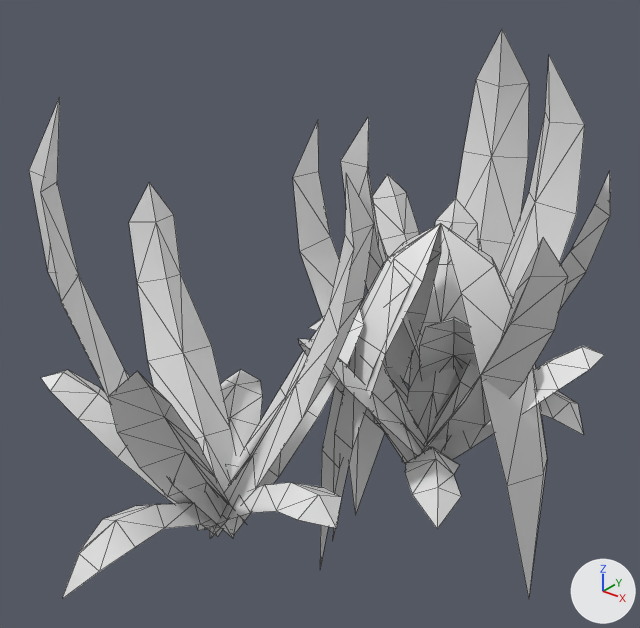
Renders of the OBJ model game/assets/models/plants/SM_Plant_BromeliadEpiphyteCluster_Leaf.obj from each side of a commit.
One viewpoint serves both versions: a 50 mm camera at (1.089, -1.85, 1.518) aimed at (-0.253, -0.172, 0.477). The axes (+X, +Y, +Z) are drawn at lower right. The lights are the same throughout. The picture after the commit comes second. Mesh edges are drawn as thin lines. Where no turn or scale is listed for an object, it has been applied to the vertices. Vertices at exactly the same position are counted once.

Before the edit, the objects in view are built like this:
```python
me_sm_plant_bromeliadepiphytecluster_leaf = bpy.data.meshes.new('SM_Plant_BromeliadEpiphyteCluster_Leaf')
me_sm_plant_bromeliadepiphytecluster_leaf.from_pydata(...)  # 473 vertices, 534 faces; spans x -0.67..0.39, y -1.01..0.73, z -0.38..1.14
ob_sm_plant_bromeliadepiphytecluster_leaf = bpy.data.objects.new('SM_Plant_BromeliadEpiphyteCluster_Leaf', me_sm_plant_bromeliadepiphytecluster_leaf)
ob_sm_plant_bromeliadepiphytecluster_leaf.location = (0.0, 0.0, 0.0)
```
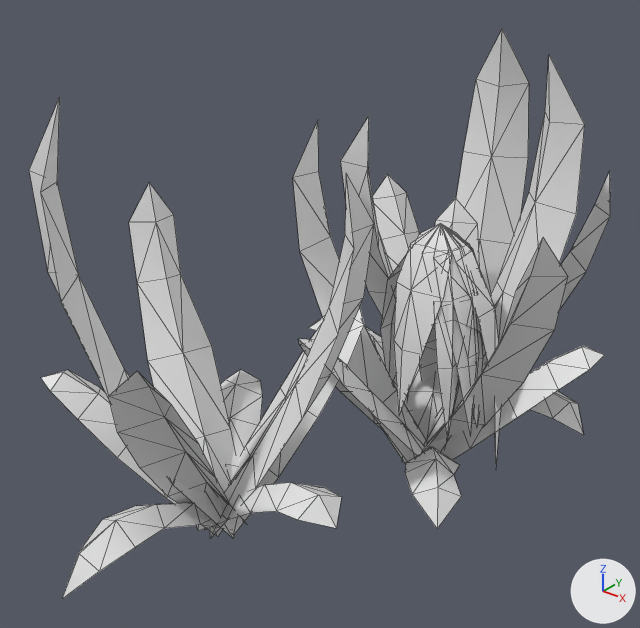
Changed parts and their boxes (x1, y1, x2, y2) in the pictures (640 x 628 px):
part 1 of me_sm_plant_bromeliadepiphytecluster_leaf, cut back
    before: (320, 224, 547, 598)
    after: (381, 223, 501, 468)

Diff of the bpy script that builds the scene:
```diff
--- a/game/assets/models/plants/SM_Plant_BromeliadEpiphyteCluster_Leaf.obj.py
+++ b/game/assets/models/plants/SM_Plant_BromeliadEpiphyteCluster_Leaf.obj.py
@@ me_sm_plant_bromeliadepiphytecluster_leaf @@
 # used by ob_sm_plant_bromeliadepiphytecluster_leaf; location = (0.0, 0.0, 0.0)
-me_sm_plant_bromeliadepiphytecluster_leaf.from_pydata(...)  # 473 vertices, 534 faces; spans x -0.67..0.39, y -1.01..0.73, z -0.38..1.14
+me_sm_plant_bromeliadepiphytecluster_leaf.from_pydata(...)  # 523 vertices, 594 faces; spans x -0.67..0.39, y -1.01..0.73, z 0.0..1.14
+# me_sm_plant_bromeliadepiphytecluster_leaf part 1
+# 8 vertices are removed from x -0.29..0.32, y -0.21..0.11, z -0.38..0.65
+# 26 faces are deleted
+# 32 vertices move from x -0.29..0.32, y -0.26..0.18, z -0.21..0.66 to x -0.08..0.16, y -0.15..0.07, z 0.19..0.7
+# 58 vertices are added at x -0.15..0.2, y -0.15..0.2, z 0.06..0.7
+# 86 new faces join them
```
